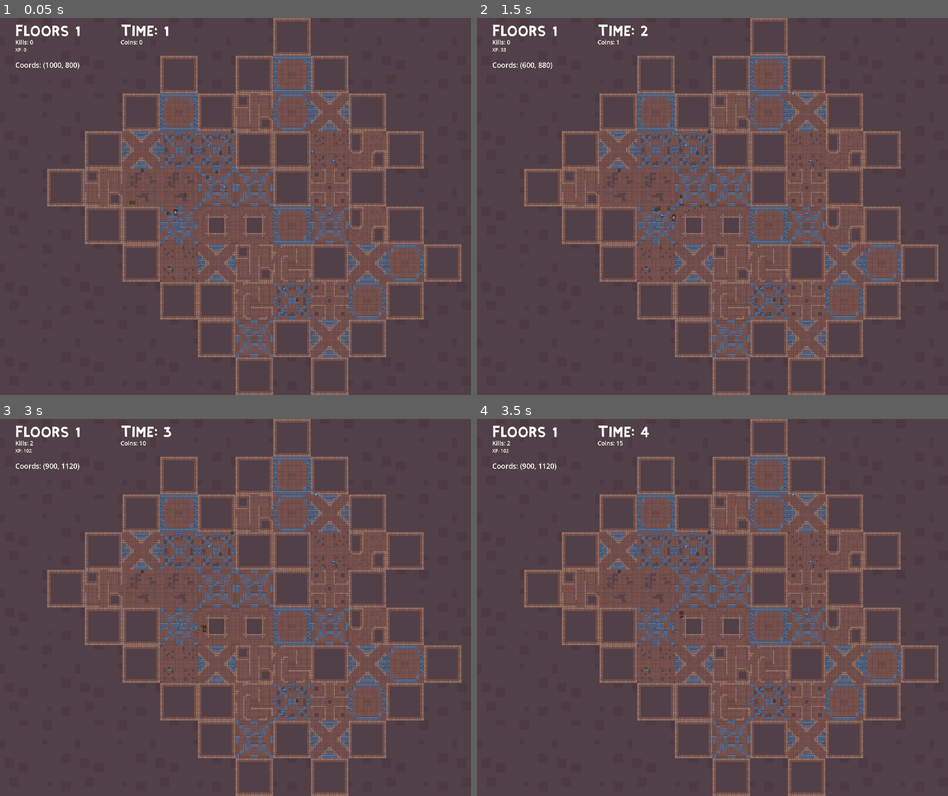
Above: before the commit, frames 1-4 (two rows, left to right).
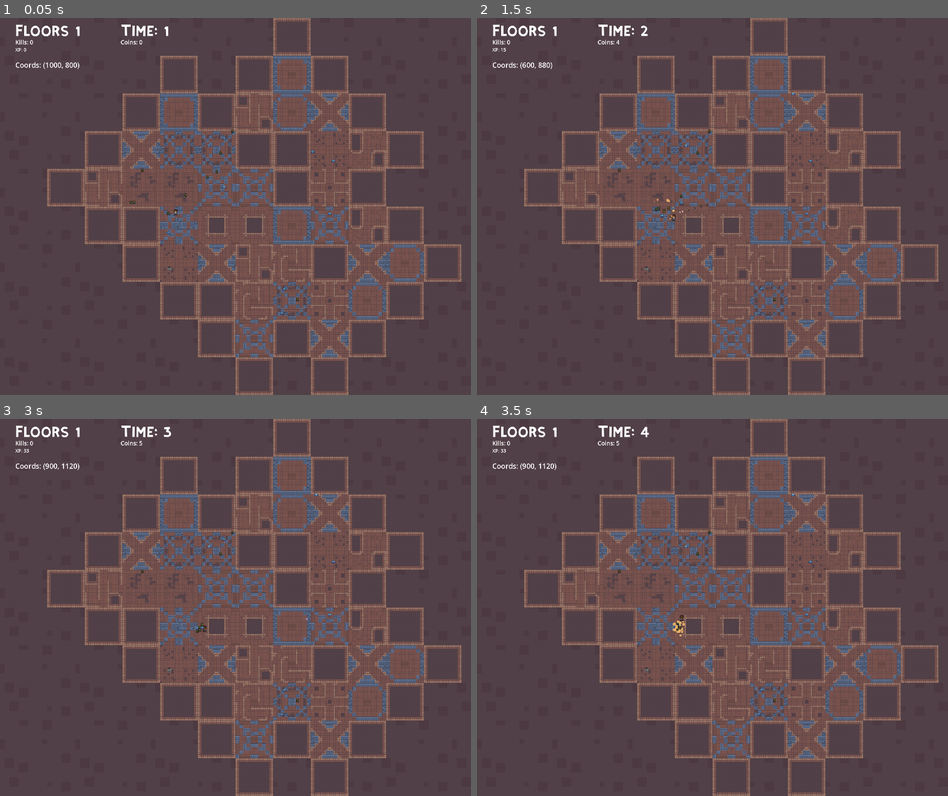
Above: after the commit, the same moments.

Repository: jaxonavena/Calamity
Game: Godot game, scene res://scenes/dungeon_generator.tscn
Same seed, same stepped clock (60 frames per second), same inputs: the game is played once before the commit and once after it.
Inputs (mouse positions are in pixels of both pictures, inside the frame that each line leads up to):
- Up to frame 1 (0.05 s): no input
- Up to frame 2 (1.5 s): tap Enter at 0.5 s; move the mouse to (816, 187) at 0.52 s; press the mouse at (816, 187) at 0.53 s; hold Right (ui_right) 0.53-1.28 s; tap Space (attack) at 0.6 s; move the mouse to (618, 225) at 1.27 s; release the mouse at (618, 225) at 1.28 s; hold Down (ui_down) from 1.28 s (still down); click (618, 225) at 1.35 s
- Up to frame 3 (3 s): tap Tab (switch_weapon, bound only after the commit) at 1.55 s; move the mouse to (282, 524) at 2.02 s; release Down (ui_down) at 2.03 s; hold Right (ui_right) 2.03-2.78 s; hold Tab (switch_weapon, bound only after the commit) 2.03-2.78 s; tap Space (attack) at 2.3, 2.85 s; move the mouse to (211, 682) at 2.77 s; hold Up (ui_up) from 2.78 s (still down)
- Up to frame 4 (3.5 s): keep holding Up (ui_up); click (688, 682) at 3.05 s

Frame 1 is identical in both runs. In frame 2, less than 0.1% of the frame differs, in the area x 5-44%, y 5-54%; in frame 3, less than 0.1%; in frame 4, 0.1%, in the area x 5-45%, y 5-58%.

Commit message:
Added visual effect

Diff:
--- a/calamity-godotproject/project.godot
+++ b/calamity-godotproject/project.godot
@@ -58,6 +58,11 @@
 "events": [Object(InputEventKey,"resource_local_to_scene":false,"resource_name":"","device":-1,"window_id":0,"alt_press …(189 unchanged characters)…
 ]
 }
+switch_weapon={
+"deadzone": 0.5,
+"events": [Object(InputEventKey,"resource_local_to_scene":false,"resource_name":"","device":0,"window_id":0,"alt_pressed":false,"shift_pressed":false,"ctrl_pressed":false,"meta_pressed":false,"pressed":false,"keycode":0,"physical_keycode":4194306,"key_label":0,"unicode":0,"location":0,"echo":false,"script":null)
+]
+}
 
 [rendering]
 
--- a/calamity-godotproject/scenes/audio.tscn
+++ b/calamity-godotproject/scenes/audio.tscn
@@ -1,7 +1,4 @@
-[gd_scene load_steps=2 format=3 uid="uid://cx403i58w3og5"]
-
-[ext_resource type="AudioStream" uid="uid://b4idm6ah4fc8s" path="res://Darude - Sandstorm.mp3" id="1_nqlry"]
+[gd_scene format=3 uid="uid://cx403i58w3og5"]
 
 [node name="Audio" type="AudioStreamPlayer2D"]
-stream = ExtResource("1_nqlry")
 autoplay = true
--- a/calamity-godotproject/scenes/enemy.tscn
+++ b/calamity-godotproject/scenes/enemy.tscn
@@ -95,6 +95,40 @@
 [sub_resource type="CircleShape2D" id="CircleShape2D_dugog"]
 radius = 25.0
 
+[sub_resource type="Gradient" id="Gradient_ypops"]
+offsets = PackedFloat32Array(0.610656, 0.995902)
+colors = PackedColorArray(1, 1, 1, 1, 1, 1, 1, 0)
+
+[sub_resource type="GradientTexture1D" id="GradientTexture1D_2u35w"]
+gradient = SubResource("Gradient_ypops")
+
+[sub_resource type="Curve" id="Curve_qeww3"]
+_data = [Vector2(0, 1), 0.0, 0.0, 0, 0, Vector2(1, 0.000565171), 0.0, 0.0, 0, 0, Vector2(1, 0), 0.0, 0.0, 0, 0]
+point_count = 3
+
+[sub_resource type="CurveTexture" id="CurveTexture_w1eh5"]
+curve = SubResource("Curve_qeww3")
+
+[sub_resource type="ParticleProcessMaterial" id="ParticleProcessMaterial_ou6ec"]
+lifetime_randomness = 0.5
+particle_flag_disable_z = true
+inherit_velocity_ratio = 500.0
+spread = 180.0
+gravity = Vector3(0, 0, 0)
+scale_min = 0.0
+scale_max = 10.0
+scale_curve = SubResource("CurveTexture_w1eh5")
+color_ramp = SubResource("GradientTexture1D_2u35w")
+
+[sub_resource type="ParticleProcessMaterial" id="ParticleProcessMaterial_e1fs2"]
+particle_flag_disable_z = true
+spread = 180.0
+initial_velocity_min = 206.99
+initial_velocity_max = 206.99
+gravity = Vector3(0, 0, 0)
+scale_min = 0.0
+scale_max = 10.0
+
 [node name="enemy" type="CharacterBody2D"]
 collision_layer = 3
 script = ExtResource("1_os78v")
@@ -121,6 +155,23 @@
 
 [node name="Marker2D" type="Marker2D" parent="."]
 
+[node name="HitEffect" type="GPUParticles2D" parent="."]
+self_modulate = Color(0.603638, 0.480599, 0.628358, 1)
+emitting = false
+amount = 10
+process_material = SubResource("ParticleProcessMaterial_ou6ec")
+explosiveness = 1.0
+fixed_fps = 0
+
+[node name="DeathEffect" type="GPUParticles2D" parent="."]
+modulate = Color(0.910129, 0.694491, 0.41191, 1)
+emitting = false
+amount = 10
+process_material = SubResource("ParticleProcessMaterial_e1fs2")
+lifetime = 0.8
+one_shot = true
+explosiveness = 1.0
+
 [connection signal="body_entered" from="detection_area" to="." method="_on_detection_area_body_entered"]
 [connection signal="body_exited" from="detection_area" to="." method="_on_detection_area_body_exited"]
 [connection signal="body_entered" from="enemy_hitbox" to="." method="_on_enemy_hitbox_body_entered"]
--- a/calamity-godotproject/scenes/enemyglobin.tscn
+++ b/calamity-godotproject/scenes/enemyglobin.tscn
@@ -110,6 +110,40 @@
 [sub_resource type="CircleShape2D" id="CircleShape2D_dugog"]
 radius = 25.0
 
+[sub_resource type="Gradient" id="Gradient_wjhko"]
+offsets = PackedFloat32Array(0.610656, 0.995902)
+colors = PackedColorArray(1, 1, 1, 1, 1, 1, 1, 0)
+
+[sub_resource type="GradientTexture1D" id="GradientTexture1D_p077q"]
+gradient = SubResource("Gradient_wjhko")
+
+[sub_resource type="Curve" id="Curve_ho8ys"]
+_data = [Vector2(0, 1), 0.0, 0.0, 0, 0, Vector2(1, 0.000565171), 0.0, 0.0, 0, 0, Vector2(1, 0), 0.0, 0.0, 0, 0]
+point_count = 3
+
+[sub_resource type="CurveTexture" id="CurveTexture_lhhjw"]
+curve = SubResource("Curve_ho8ys")
+
+[sub_resource type="ParticleProcessMaterial" id="ParticleProcessMaterial_vjb8h"]
+lifetime_randomness = 0.5
+particle_flag_disable_z = true
+inherit_velocity_ratio = 500.0
+spread = 180.0
+gravity = Vector3(0, 0, 0)
+scale_min = 0.0
+scale_max = 10.0
+scale_curve = SubResource("CurveTexture_lhhjw")
+color_ramp = SubResource("GradientTexture1D_p077q")
+
+[sub_resource type="ParticleProcessMaterial" id="ParticleProcessMaterial_5elp5"]
+particle_flag_disable_z = true
+spread = 180.0
+initial_velocity_min = 206.99
+initial_velocity_max = 206.99
+gravity = Vector3(0, 0, 0)
+scale_min = 0.0
+scale_max = 10.0
+
 [node name="enemyglobin" type="CharacterBody2D"]
 script = ExtResource("4_yiviu")
 
@@ -139,6 +173,23 @@
 [node name="projectile_timer" type="Timer" parent="."]
 wait_time = 1.616
 
+[node name="HitEffect" type="GPUParticles2D" parent="."]
+self_modulate = Color(0.603638, 0.480599, 0.628358, 1)
+emitting = false
+amount = 10
+process_material = SubResource("ParticleProcessMaterial_vjb8h")
+explosiveness = 1.0
+fixed_fps = 0
+
+[node name="DeathEffect" type="GPUParticles2D" parent="."]
+modulate = Color(0.910129, 0.694491, 0.41191, 1)
+emitting = false
+amount = 10
+process_material = SubResource("ParticleProcessMaterial_5elp5")
+lifetime = 0.8
+one_shot = true
+explosiveness = 1.0
+
 [connection signal="body_entered" from="detection_area" to="." method="_on_detection_area_body_entered"]
 [connection signal="body_exited" from="detection_area" to="." method="_on_detection_area_body_exited"]
 [connection signal="body_entered" from="enemy_hitbox" to="." method="_on_enemy_hitbox_body_entered"]
--- a/calamity-godotproject/scenes/projectile.tscn
+++ b/calamity-godotproject/scenes/projectile.tscn
@@ -1,10 +1,24 @@
-[gd_scene load_steps=4 format=3 uid="uid://cy4xx1hlip17m"]
+[gd_scene load_steps=7 format=3 uid="uid://cy4xx1hlip17m"]
 
 [ext_resource type="Script" path="res://scripts/projectile.gd" id="1_bghdu"]
 [ext_resource type="Texture2D" uid="uid://d1wva6w4iw2g3" path="res://art/props_itens/bomb_anim_f0.png" id="1_em8n3"]
 
 [sub_resource type="CircleShape2D" id="CircleShape2D_lpoks"]
 radius = 4.0
+
+[sub_resource type="Gradient" id="Gradient_x3jsv"]
+offsets = PackedFloat32Array(0.454918, 0.586066)
+colors = PackedColorArray(0.760784, 0.32549, 0, 1, 1, 1, 1, 1)
+
+[sub_resource type="GradientTexture1D" id="GradientTexture1D_whpwt"]
+gradient = SubResource("Gradient_x3jsv")
+
+[sub_resource type="ParticleProcessMaterial" id="ParticleProcessMaterial_smhme"]
+particle_flag_disable_z = true
+initial_velocity_max = 100.0
+gravity = Vector3(0, 98, 0)
+scale_max = 5.0
+color_ramp = SubResource("GradientTexture1D_whpwt")
 
 [node name="Projectile" type="CharacterBody2D"]
 script = ExtResource("1_bghdu")
@@ -26,5 +40,12 @@
 [node name="CollisionShape2D" type="CollisionShape2D" parent="wall collision"]
 shape = SubResource("CircleShape2D_lpoks")
 
+[node name="FireEffect" type="GPUParticles2D" parent="."]
+emitting = false
+amount = 5
+process_material = SubResource("ParticleProcessMaterial_smhme")
+lifetime = 0.2
+one_shot = true
+
 [connection signal="body_entered" from="Area2D" to="." method="_on_area_2d_body_entered"]
 [connection signal="body_entered" from="wall collision" to="." method="_on_wall_collision_body_entered"]
--- /dev/null
+++ b/calamity-godotproject/scenes/projectile_explosive.tscn
@@ -0,0 +1,9 @@
+[gd_scene load_steps=2 format=3 uid="uid://csxbnjcnwbhol"]
+
+[ext_resource type="PackedScene" uid="uid://cy4xx1hlip17m" path="res://scenes/projectile.tscn" id="1_x4lqd"]
+
+[node name="Projectile" instance=ExtResource("1_x4lqd")]
+speed = 200.0
+damage = 20
+lifetime = 1.5
+effect_type = "explosive"
--- /dev/null
+++ b/calamity-godotproject/scenes/projectile_fast.tscn
@@ -0,0 +1,9 @@
+[gd_scene load_steps=2 format=3 uid="uid://dfhcmbghw4cxu"]
+
+[ext_resource type="PackedScene" uid="uid://cy4xx1hlip17m" path="res://scenes/projectile.tscn" id="1_1oxq4"]
+
+[node name="Projectile" instance=ExtResource("1_1oxq4")]
+speed = 500.0
+damage = 5
+lifetime = 1.0
+effect_type = "fast"
--- /dev/null
+++ b/calamity-godotproject/scenes/projectile_piercing.tscn
@@ -0,0 +1,7 @@
+[gd_scene load_steps=2 format=3 uid="uid://g2yd8ujriyq0"]
+
+[ext_resource type="PackedScene" uid="uid://cy4xx1hlip17m" path="res://scenes/projectile.tscn" id="1_0vpvx"]
+
+[node name="Projectile" instance=ExtResource("1_0vpvx")]
+damage = 15
+effect_type = "piercing"
--- a/calamity-godotproject/scripts/enemy.gd
+++ b/calamity-godotproject/scripts/enemy.gd
@@ -7,6 +7,8 @@
 var coin_bag = preload("res://scenes/item_drop.tscn")
 var health = 50
 var player_in_attack_zone = false
+@onready var hit_effect = $HitEffect
+@onready var death_effect = $DeathEffect
 
 func _physics_process(delta):
 	deal_with_damage()
@@ -58,11 +60,16 @@
 func deal_with_damage(shot = false):
 	if (player_in_attack_zone and global_script.player_current_attack == true) or shot:
 		health = health - 10
+		hit_effect.emitting = true
+		await get_tree().create_timer(0.5).timeout
+		hit_effect.emitting = false
 		#print("slime health - 10")
 		if health <= 0:
 			die()
 
 func die():
+	death_effect.emitting = true
+	await get_tree().create_timer(0.2).timeout
 	drop_items()
 	update_player_xp()
 	global_script.kills += 1
--- a/calamity-godotproject/scripts/enemyglobin.gd
+++ b/calamity-godotproject/scripts/enemyglobin.gd
@@ -10,6 +10,8 @@
 var coin_bag = preload("res://scenes/item_drop.tscn")
 var health = 30
 var player_in_attack_zone = false
+@onready var hit_effect = $HitEffect
+@onready var death_effect = $DeathEffect
 
 func _physics_process(delta):
 	deal_with_damage()
@@ -82,10 +84,15 @@
 func deal_with_damage(shot = false):
 	if (player_in_attack_zone and global_script.player_current_attack == true) or shot:
 		health = health - 10
+		hit_effect.emitting = true
+		await get_tree().create_timer(0.5).timeout
+		hit_effect.emitting = false
 		if health <= 0:
 			die()
 
 func die():
+	death_effect.emitting = true
+	await get_tree().create_timer(0.2).timeout
 	drop_items()
 	update_player_xp()
 	self.queue_free()
--- a/calamity-godotproject/scripts/player.gd
+++ b/calamity-godotproject/scripts/player.gd
@@ -15,6 +15,10 @@
 var projectile = preload("res://scenes/projectile.tscn")
 var next_floor = preload("res://scenes/dungeon_generator.tscn")
 var can_shoot = true  # Whether the player can shoot
+var weapons = [preload("res://scenes/projectile.tscn") , preload("res://scenes/projectile_piercing.tscn"), preload("res://scenes/projectile_fast.tscn"), preload("res://scenes/projectile_explosive.tscn")]
+var current_weapon_index = 0
+var projectile1 = weapons[current_weapon_index] #default weapon
+
 
 func _process(delta):
 	# Shoot projectile when the player presses the shoot button
@@ -30,7 +34,7 @@
 
 # Function to shoot a projectile
 func shoot_projectile():
-	var projectile_inst = projectile.instantiate()
+	var projectile_inst = projectile1.instantiate()
 
 	# In the player's shoot function
 	var mouse_position = get_global_mouse_position()
@@ -194,3 +198,12 @@
 
 func _on_projectile_timer_timeout():
 	can_shoot = true
+
+func _input(event):
+	if event.is_action_pressed("switch_weapon"):
+		print("Switch weapon triggered")
+		current_weapon_index = (current_weapon_index + 1) % weapons.size()
+		projectile1 = weapons[current_weapon_index]
+		print("Switched to weapon", current_weapon_index)
+		#$WeaponLabel.text = "Weapon: " + str(current_weapon_index)
+		#$WeaponSwitchSound.play()
--- a/calamity-godotproject/scripts/projectile.gd
+++ b/calamity-godotproject/scripts/projectile.gd
@@ -4,7 +4,11 @@
 @export var speed: float = 250
 @export var damage: int = 10
 @export var lifetime: float = 2.0
+@export var effect_type: String = "default" # Options: "explosive", "piercing", "fast"
+@export var pierce_count: int = 3 # Number of enemies it can pass through
+@export var explosion_radius: float = 300
 @onready var lifetime_timer = Timer.new()
+@onready var fire_effect = $FireEffect
 
 var direction: Vector2
 var shooter: Node
@@ -18,6 +22,7 @@
 	lifetime_timer.one_shot = true
 	lifetime_timer.connect("timeout", Callable(self, "on_lifetime_timeout"))
 	add_child(lifetime_timer)
+	add_to_group("enemies")
 
 func projectile():
 	pass
@@ -36,11 +41,22 @@
 func set_direction(dir: Vector2, shooter_instance: Node):
 	direction = dir.normalized()
 	shooter = shooter_instance
+	#sfire_effect.emitting = true
 
 func _on_area_2d_body_entered(body: Node2D) -> void:
 	#pass
+	#if effect_type == "piercing":
+		#handle_piercing(body)
+	#elif effect_type == "explosive":
+		#handle_explosive()
+	#else:
+	handle_default(body)
+	#else:
+		#print("shooter dead asf")
 
+func handle_default(body: Node2D):
 	if is_instance_valid(shooter):
+		fire_effect.emitting = true
 		if shooter.has_method("player") and body.has_method("enemy"):
 				body.deal_with_damage(true)
 				#print("player hit a shot")
@@ -49,10 +65,46 @@
 			body.enemy_attack(true)
 			#print("gobs hit")
 			queue_free()
-	#else:
-		#print("shooter dead asf")
 
+func handle_piercing(body: Node2D):
+	if shooter.has_method("player") and body.has_method("enemy"):
+				body.deal_with_damage(true)
+				pierce_count -= 1
+				if pierce_count <= 0:
+					queue_free()
+func handle_explosive():
+	#Unfinished bussiness
+	print("Explosion triggered at position: ", global_position)
 
+	var explosion_area = Area2D.new()
+	var collision_shape = CollisionShape2D.new()
+	collision_shape.shape = CircleShape2D.new()
+	collision_shape.shape.radius = explosion_radius
+	explosion_area.add_child(collision_shape)
+	#add_child(explosion_area)
+
+	#defer
+	call_deferred("add_child",explosion_area)
+	explosion_area.call_deferred("set_monitoring", true)
+	await get_tree().process_frame
+
+	# Check all overlapping bodies
+	var bodies = explosion_area.get_overlapping_bodies()
+	print("Radius: ", explosion_radius)
+	print("Bodies in explosion radius: ", bodies)
+	for body in bodies:
+		if body.has_method("enemy"):
+			print("Damaging enemy: ", body.name)
+			body.deal_with_damage(true, damage)
+
+	# Add visual and audio effects
+	#if $Particles2D:
+	#$Particles2D.emitting = true
+	#if $AudioStreamPlayer:
+	#$AudioStreamPlayer.play()
+
+	# Clean up the projectile
+	queue_free()
 
 func _on_wall_collision_body_entered(body) -> void:
 	 # Assuming layer 1 is for walls
Not shown: 1 places in calamity-godotproject/scenes/enemy.tscn that only renumber resources
Not shown: 1 places in calamity-godotproject/scenes/enemyglobin.tscn that only renumber resources
Not shown, added: calamity-godotproject.zip
